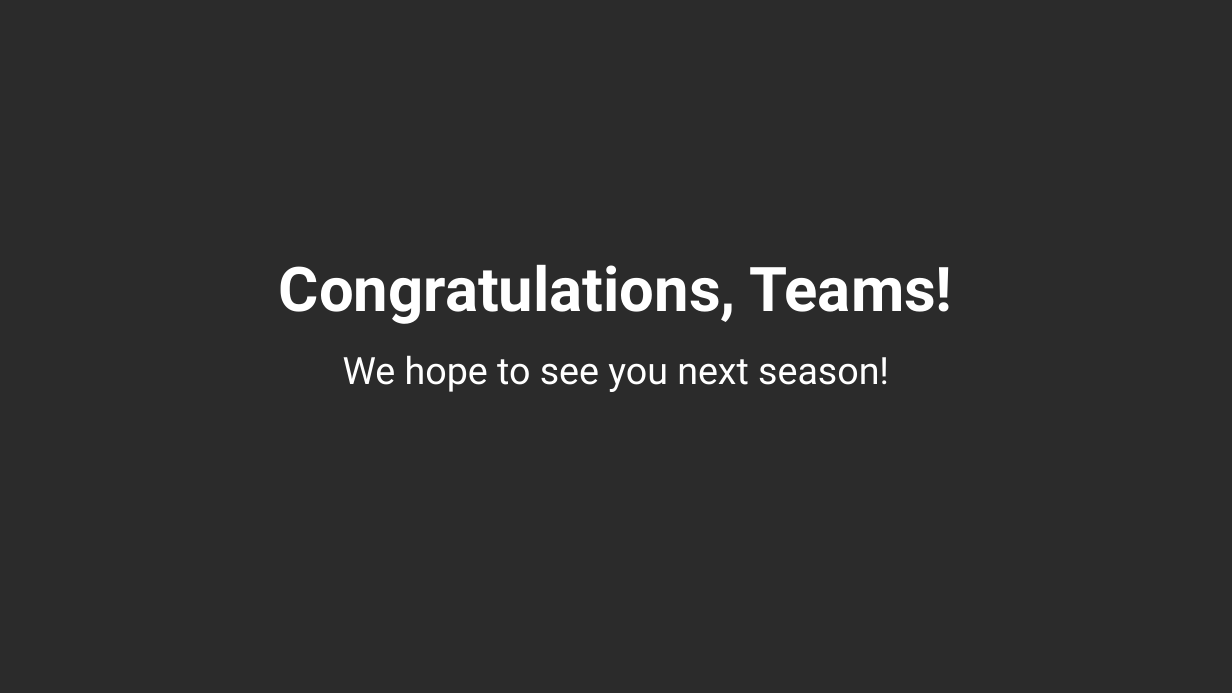
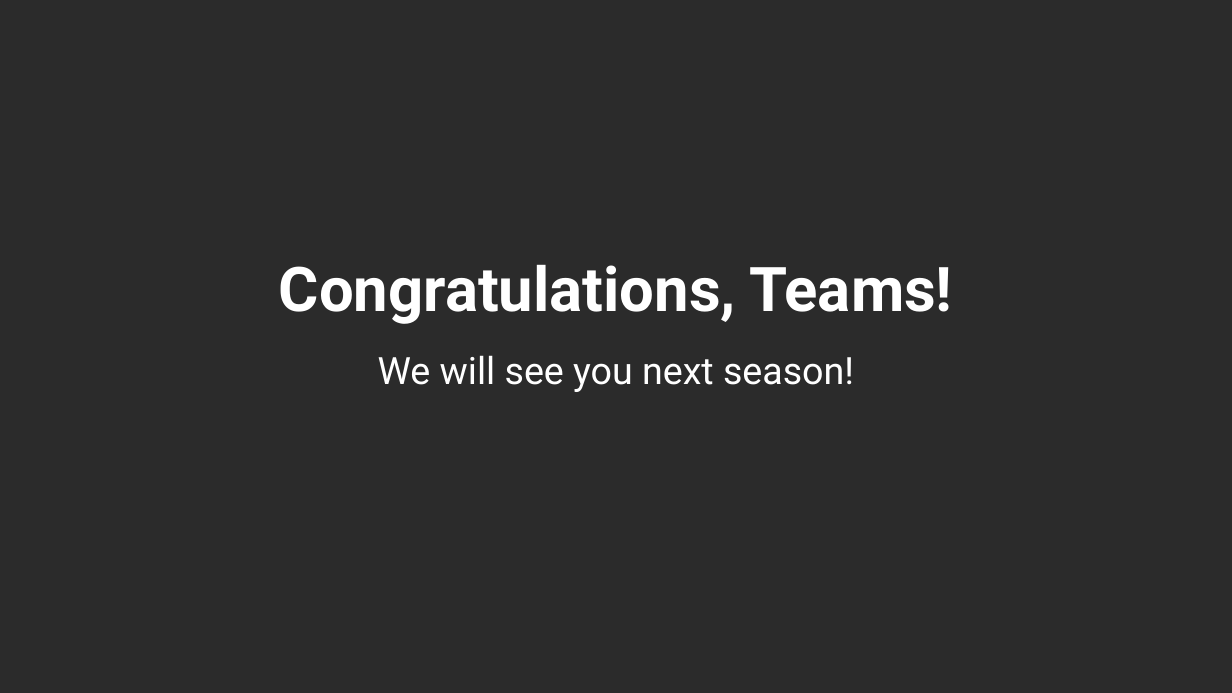
Before and after one commit to bpmerkel/FLLSlides, a slide deck: slide 42 of Api/Templates/Awards Ceremony.pptx. Drawn at 1232x693 pixels with LibreOffice and Linux fonts; fonts in the diff are those of the drawing; background and template pictures are left out; a plain dark background stands for a picture behind light text. Boxes give left, top, right and bottom in pixels: in the first picture for what was removed or moved away, otherwise in the second. Text is boxed around its words. In the diff, an @@ line names an element or a change of style, - is before the commit and + after.

```diff
--- a/Api/Templates/Awards Ceremony.pptx
+++ b/Api/Templates/Awards Ceremony.pptx
@@ text at (378,355,854,392): text changed @@
-We hope to see you next season!
+We will see you next season!
```
Also in this commit, not shown: 12 other slides changed, 4 other files.
